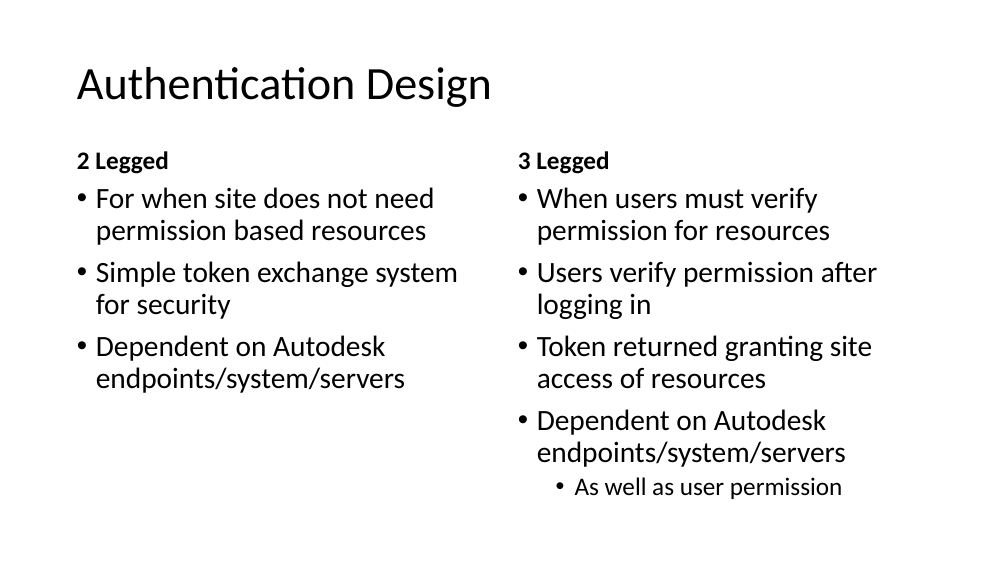
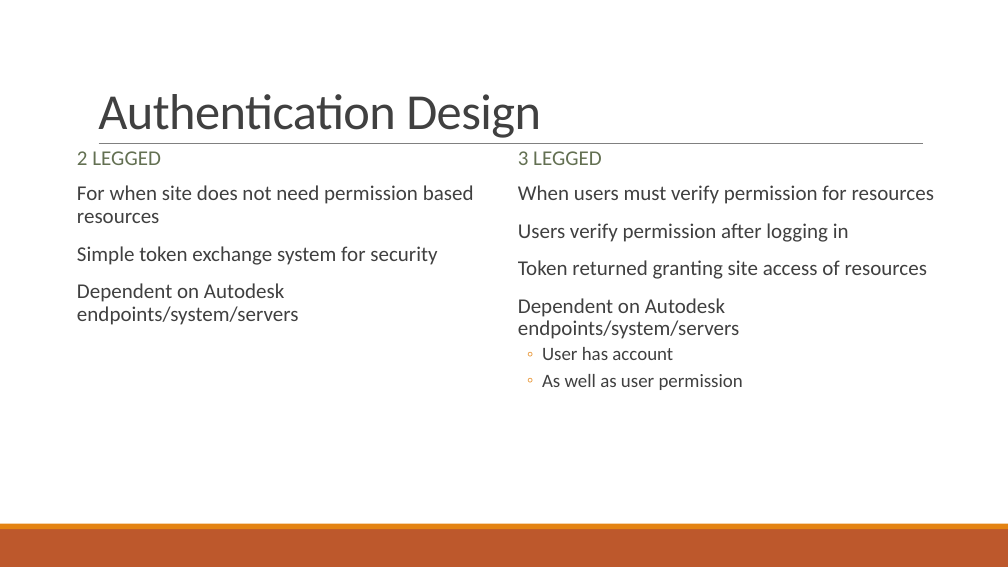
Before and after one commit to gonsalvg/Capstone-Forge-App, a slide deck: slide 15 of Progress Report/Progress report.pptx (slide 14 before the commit). Drawn at 1008x567 pixels with LibreOffice and Linux fonts; fonts in the diff are those of the drawing. Boxes give left, top, right and bottom in pixels: in the first picture for what was removed or moved away, otherwise in the second. Text is boxed around its words. In the diff, an @@ line names an element or a change of style, - is before the commit and + after.

```diff
--- a/Progress Report/Progress report.pptx
+++ b/Progress Report/Progress report.pptx
@@ title "Authentication Design": place and size @@
-title "Authentication Design" at [77,67,492,107]
+title "Authentication Design" at [98,94,541,138]
@@ title "Authentication Design" at [98,94,541,138]: size 44 to 48 pt, text colour #000000 to #404040, letter spacing 0 to -0.5 pt; line spacing 0.9 to 0.85; vertical alignment middle to bottom @@
@@ text "2 LEGGED" at [77,151,161,165]: vertical alignment bottom to middle @@
@@ line added from (99, 144) to (923, 144), #808080 0.5 pt @@
@@ text "3 LEGGED" at [518,151,602,165]: vertical alignment bottom to middle @@
@@ text "For when site does not ..." at [77,185,474,325]: size 28 to 20 pt, text colour #000000 to #404040; bullet • to  ; more space between paragraphs @@
@@ text at [77,151,161,165]: text changed; size 24 to 20 pt; text colour #000000 to #637052; bold off @@
-2 Legged
+2 LEGGED
@@ text at [518,151,602,165]: text changed; size 24 to 20 pt; text colour #000000 to #637052; bold off @@
-3 Legged
+3 LEGGED
@@ text at [518,185,934,390]: size 28 to 20 pt in "When users must verify permission for resources", "Users verify permission after logging in", "Token returned granting site access of resources", "Dependent on Autodesk endpoints/system/servers"; text colour #000000 to #404040; size 24 to 18 pt in "As well as user permission"; bullet • to  ; more space between paragraphs; bullet • to ◦ @@
@@ text at [542,347,673,360]: paragraph added @@
+  ◦ User has account
@@ rectangle added at [0,529,1008,567], fill #BD582C @@
@@ rectangle added at [0,524,1008,529], fill #E48312 @@
```
Also in this commit, not shown: 32 other slides changed, 2 slides added, 1 slide removed.
